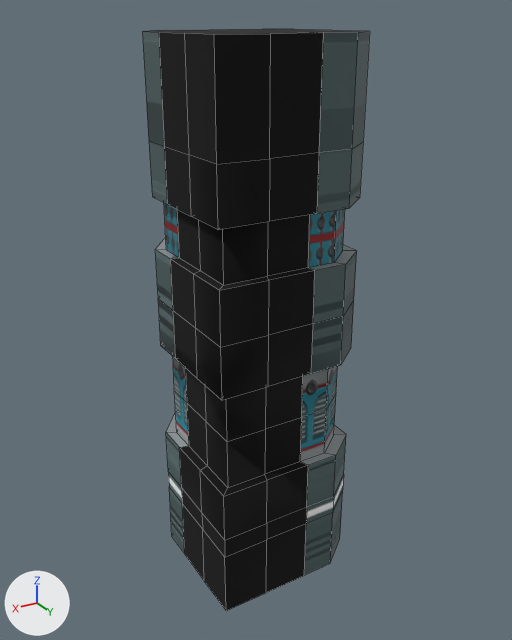
One commit to the FBX model OMH_Proto/Assets/[Project]/Visuals/ENV/ENV_Decor/ENV_Static/ENV_Structures_Wall/Pack1/P1_Corner3.fbx: the scene before it, then after it.
Before and after are seen from a 50 mm camera at (-12.8, 3.26, 4.09) aimed at (-15.31, -0.91, 2.01). The axes (+X, +Y, +Z) are drawn at lower left. The lights are the same throughout. Mesh edges are drawn as thin lines.
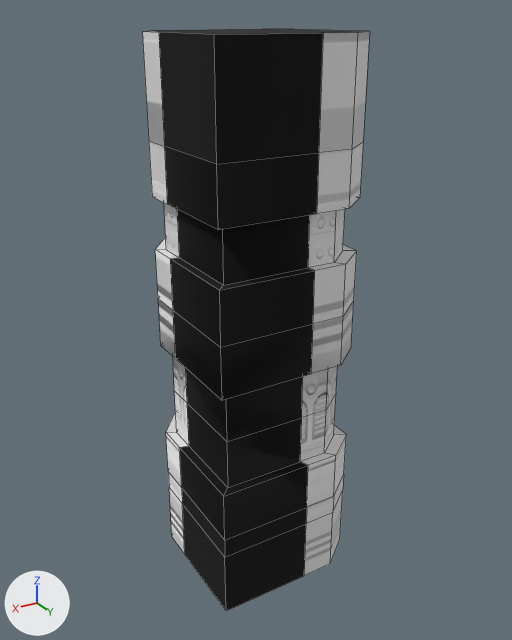
The newer file is also turned or shifted as a whole; pictures and numbers use the older file's frame.

What differs and where, as boxes [x1, y1, x2, y2] in the pictures (512 x 640 px):
'Cube.011', surface changed, reshaped: [142, 29, 370, 611] in both
part 1 of me_cube_021, cut back: [148, 30, 368, 594] in both

Edits to the bpy script that builds the scene:
```text
Change mat_trimsheetwall:
    where n2 = _N.new('ShaderNodeTexImage'); n2.name = 'Image Texture'
    remove n3 = _N.new('ShaderNodeTexImage'); n3.name = 'Image Texture.001'
    remove n3.image = img_trimsheetmurnormal_png
    n2.image: img_trimsheetmurcolor_png -> img_trimsheetmurnormal_png
    where n0 = _N.new('ShaderNodeBsdfPrincipled'); n0.name = 'Principled BSDF'
    where n4 = _N.new('ShaderNodeNormalMap'); n4.name = 'Normal Map'
    remove _L.new(n2.outputs[0], n0.inputs[0])  # 'Color' to 'Base Color'
    remove _L.new(n3.outputs[0], n4.inputs[1])  # 'Color' to 'Color'
    add _L.new(n2.outputs[0], n4.inputs[1])  # 'Color' to 'Color'
Change me_cube_021:
    used by ob_cube_011; location = (-14.952, -0.574, 0.0)
    remove me_cube_021.from_pydata(...)  # 165 vertices, 155 faces; spans x -0.94..0.27, y -0.95..0.27, z 0.0..4.0
    add me_cube_021.from_pydata(...)  # 135 vertices, 127 faces; spans x -0.94..0.27, y -0.95..0.27, z 0.0..4.0
    me_cube_021 part 1
    30 vertices are removed from x -0.11..0.27, y -0.11..0.27, z 0.0..4.0
    57 faces are deleted
    29 new faces join them, mat_material_001 (black #000000)
```
